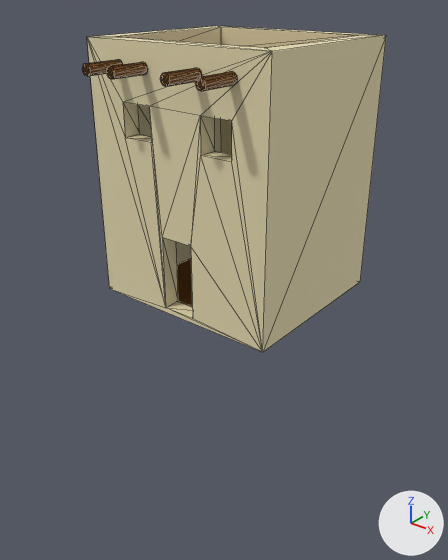
A saved change to the glTF model assets/tall.glb.
Both versions are drawn from a camera (50 mm lens) standing at (8.58, -11.23, 6.99) and looking at (0.61, -1.26, 0.81). The lights are fixed; the arrows at lower right show +X, +Y and +Z. Mesh edges are drawn as thin lines. Vertices at the same position are counted once.

Objects in the first picture: 'tall'.
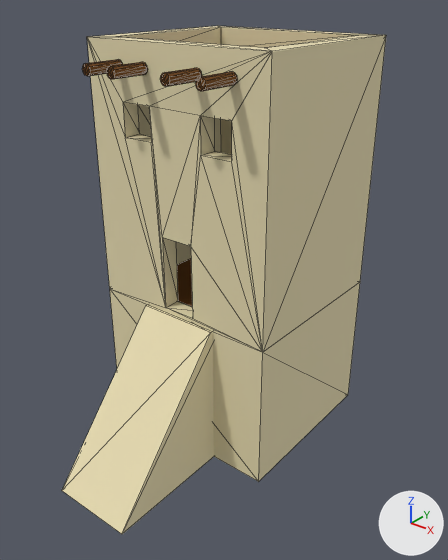
The change, as JSON lines over the scene's bpy script:
```json
{"block": "me_mesh_0", "where": "# used by ob_tall; location = (0.0, 0.0, 0.0)"}
{"op": "remove", "block": "me_mesh_0", "code": "me_mesh_0.from_pydata(...)  # 144 vertices, 276 faces; spans x -2.35..2.35, y -3.03..2.15, z 0.0..5.9"}
{"op": "add", "block": "me_mesh_0", "code": "me_mesh_0.from_pydata(...)  # 160 vertices, 300 faces; spans x -2.35..2.35, y -5.19..2.15, z -3.54..5.9"}
{"block": "me_mesh_0", "change": "me_mesh_0 part 1"}
{"block": "me_mesh_0", "change": "16 faces are deleted"}
{"block": "me_mesh_0", "change": "16 vertices are added at x -2.35..2.35, y -5.19..2.15, z -3.54..0.0"}
{"block": "me_mesh_0", "change": "40 new faces join them, mat_house_mat (beige #eadfb5)"}
```

Changed parts and their boxes [x1, y1, x2, y2] in the pictures (448 x 560 px):
```json
{"object": "tall", "change": "reshaped", "before": [82, 26, 386, 352], "after": [62, 26, 386, 534], "on screen": "7% wider, 56% taller"}
{"part": 1, "of": "me_mesh_0", "change": "built on", "before": [109, 281, 360, 352], "after": [62, 281, 360, 534]}
```
